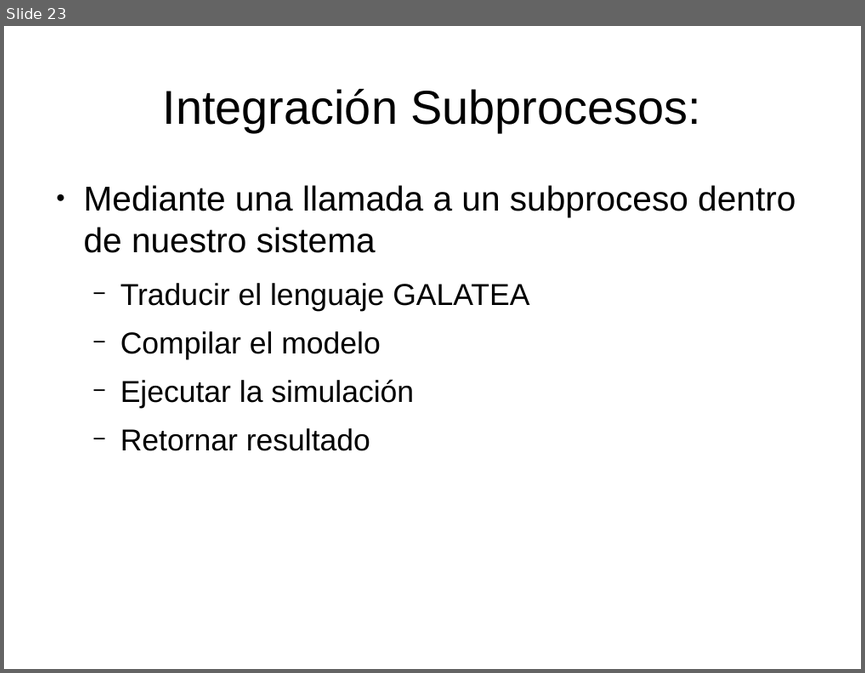
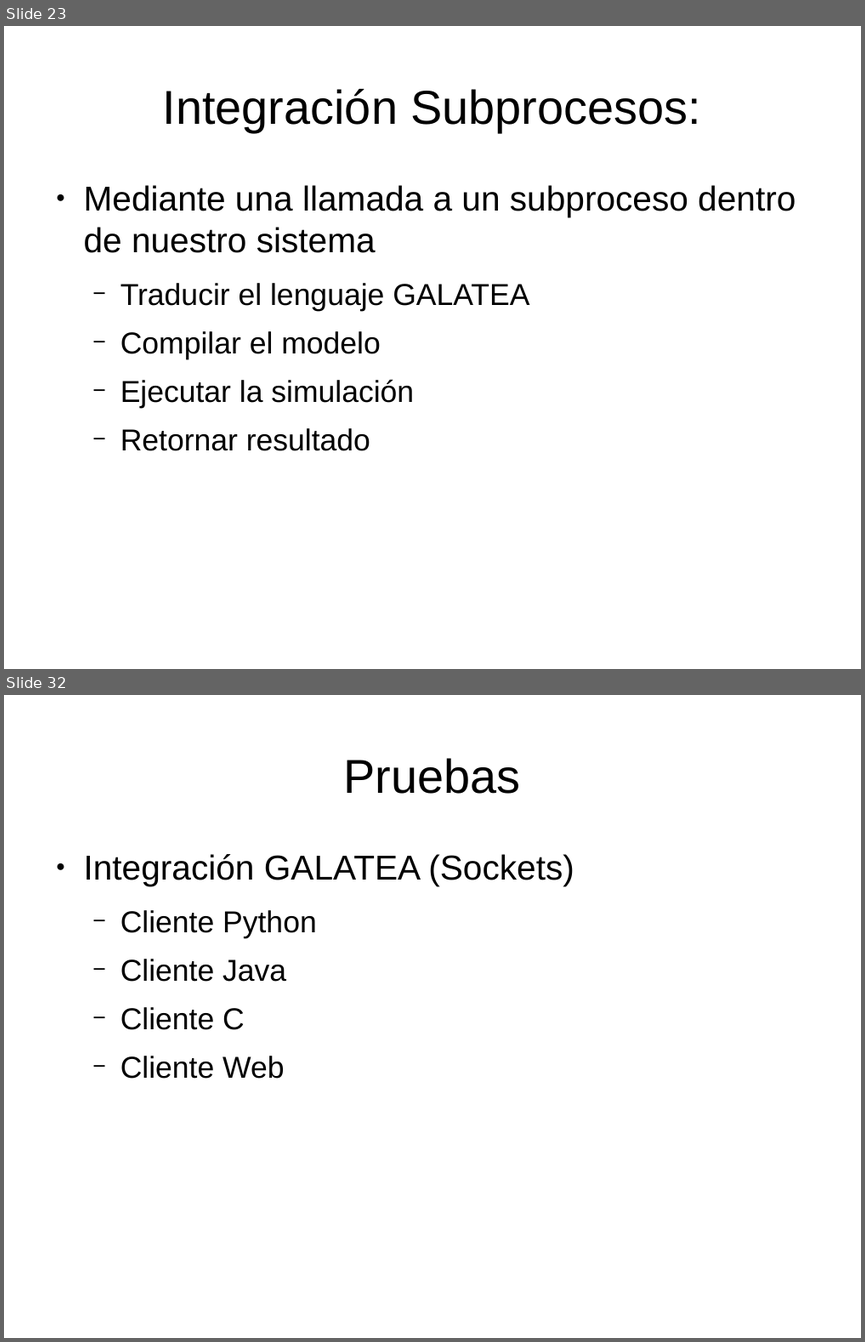
Before and after one commit to velasquezerik/tesis-doc, a slide deck: Presentacion/Presentacion Tesis.odp. Shown one above the other, each under a label of ours: slide 23 before the commit, slides 23 and 32 after it; the slides between them are not shown. The pictures are 865x673 and 865x1342 pixels, drawn with LibreOffice and Linux fonts; fonts in the diff are those of the drawing. Boxes give left, top, right and bottom in pixels: in the first picture for what was removed or moved away, otherwise in the second. Text is boxed around its words. In the diff, an @@ line names an element or a change of style, - is before the commit and + after.

```diff
--- a/Presentacion/Presentacion Tesis.odp
+++ b/Presentacion/Presentacion Tesis.odp
@@ slide 32 added at box(4, 695, 861, 1338), background #FFFFFF @@
@@ title added at box(344, 758, 521, 794), 44 pt, text #000000 @@
+Pruebas
@@ text added at box(84, 854, 574, 1078), 28 pt, text #000000 @@
+● Integración GALATEA (Sockets)
+  − Cliente Python
+  − Cliente Java
+  − Cliente C
+  − Cliente Web
```
Also in this commit, not shown: 12 other slides added, 4 other files.
